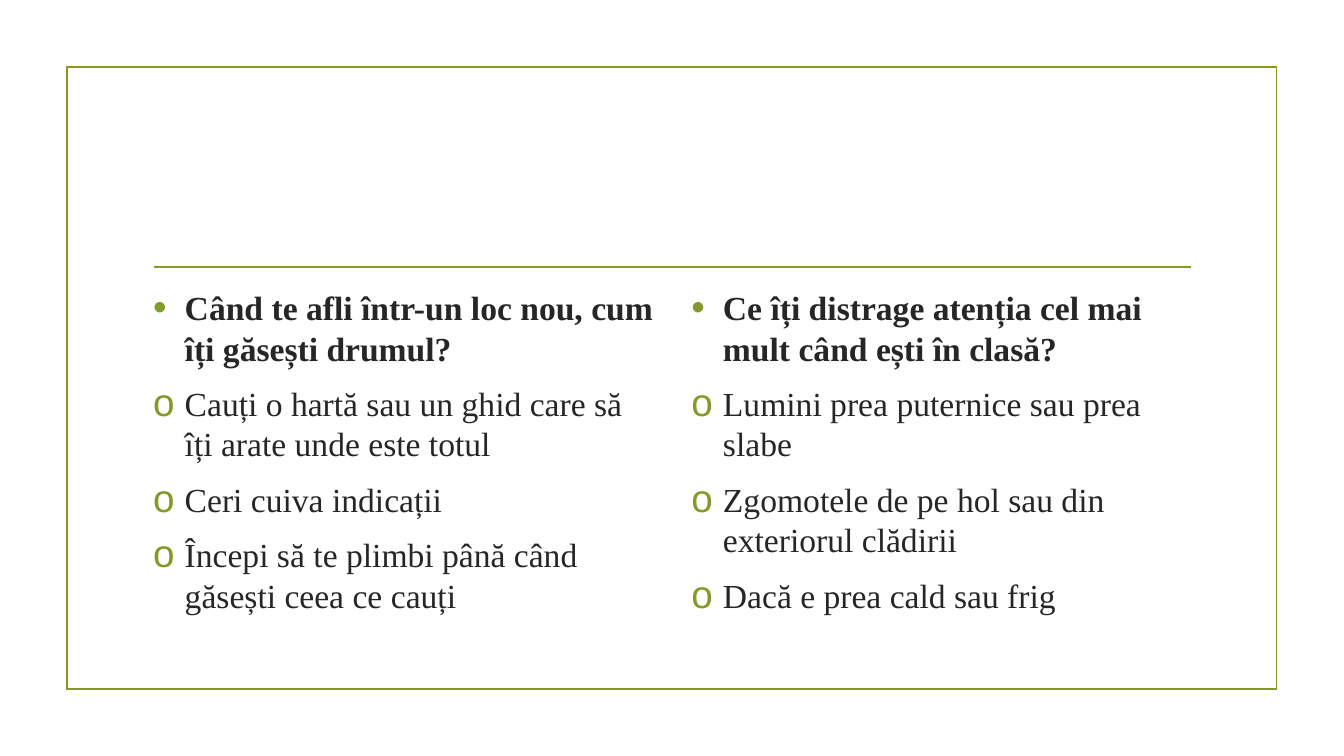
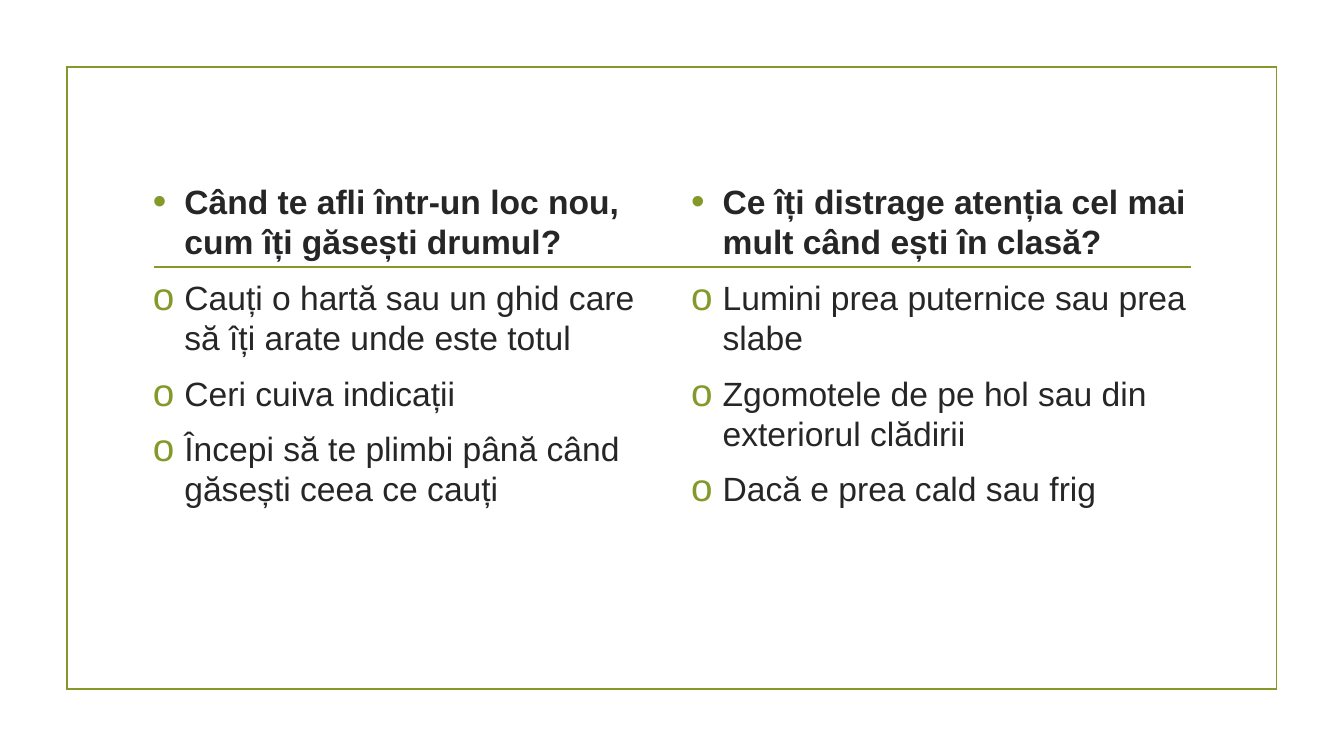
Before and after one commit to perleta/Proiect-PRACTICA, a slide deck: slide 6 of Modulul 3.pptx. Drawn at 1344x756 pixels with LibreOffice and Linux fonts; fonts in the diff are those of the drawing; background and template pictures are left out. Boxes give left, top, right and bottom in pixels: in the first picture for what was removed or moved away, otherwise in the second. Text is boxed around its words. In the diff, an @@ line names an element or a change of style, - is before the commit and + after.

```diff
--- a/Modulul 3.pptx
+++ b/Modulul 3.pptx
@@ text "Când te afli într-un loc ...": place and size @@
-text "Când te afli într-un loc ..." at [185, 296, 653, 614]
+text "Când te afli într-un loc ..." at [184, 189, 634, 508]
@@ text "Când te afli într-un loc ..." at [184, 189, 634, 508]: font Times New Roman to Arial @@
@@ text "Ce îți distrage atenția cel ...": place and size @@
-text "Ce îți distrage atenția cel ..." at [723, 296, 1142, 614]
+text "Ce îți distrage atenția cel ..." at [723, 189, 1186, 508]
@@ text "Ce îți distrage atenția cel ..." at [723, 189, 1186, 508]: font Times New Roman to Arial @@
```
Also in this commit, not shown: 6 other slides changed, 5 slides added.
